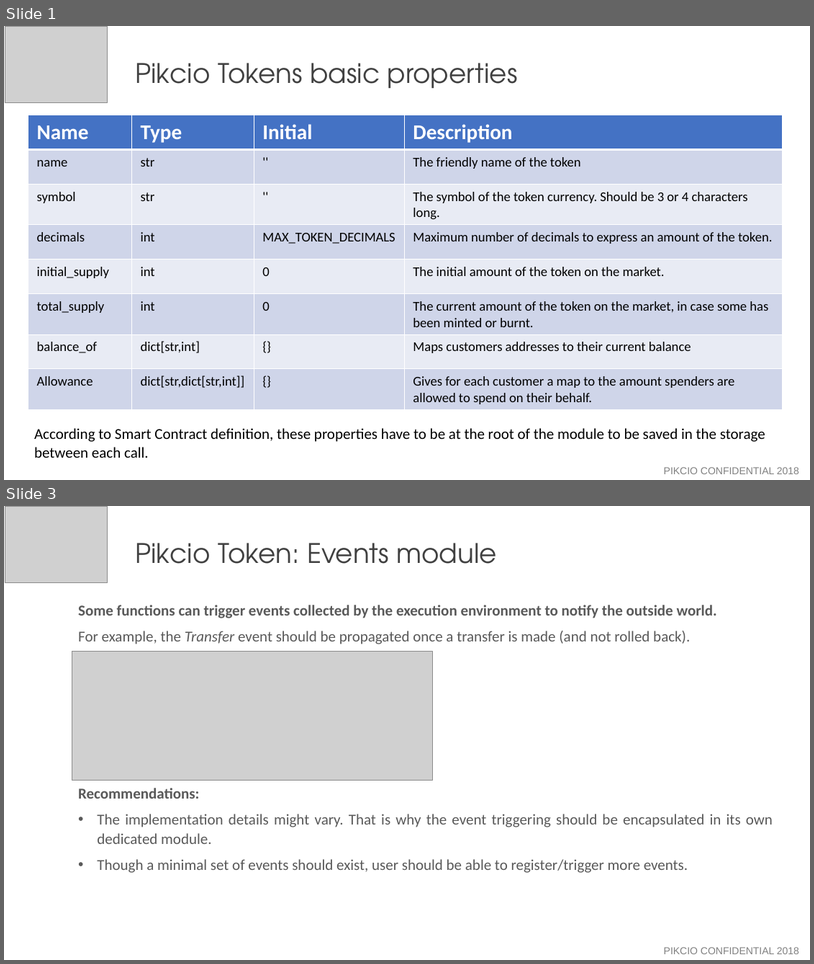
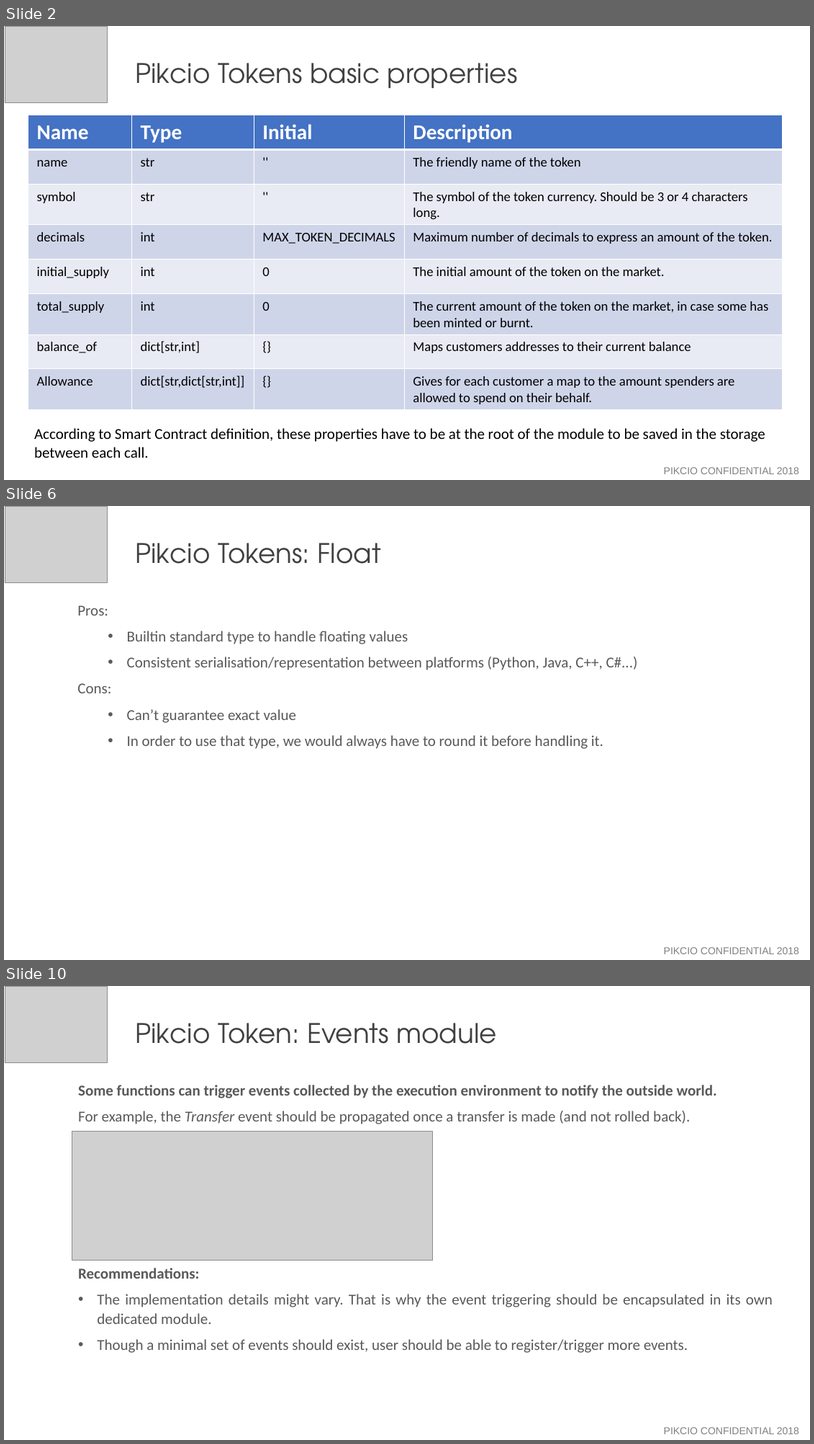
Before and after one commit to thibault-yellowstones/pikcio-tokens, a slide deck: Pikcio_tokens.pptx. Shown one above the other, each under a label of ours: slides 1 and 3 before the commit, slides 2, 6 and 10 after it; the slides between them are not shown. The pictures are 814x964 and 814x1444 pixels, drawn with LibreOffice and Linux fonts; fonts in the diff are those of the drawing; grey boxes stand for pictures. Boxes give left, top, right and bottom in pixels: in the first picture for what was removed or moved away, otherwise in the second. Text is boxed around its words. In the diff, an @@ line names an element or a change of style, - is before the commit and + after.

```diff
--- a/Pikcio_tokens.pptx
+++ b/Pikcio_tokens.pptx
@@ slide 6 added at (4,506,810,960), background #FFFFFF @@
@@ picture added at (5,506,108,582) @@
@@ text added at (135,543,381,564), 32 pt, text #404040 @@
+Pikcio Tokens: Float
@@ text added at (77,605,638,749), 18 pt, text #595959 @@
+Pros:
+  • Builtin standard type to handle floating values
+  • Consistent serialisation/representation between platforms (Python, Java, C++, C#...)
+Cons:
+  • Can’t guarantee exact value
+  • In order to use that type, we would always have to round it before handling it.
@@ text added at (664,947,800,954), 12 pt, text #808080 @@
+PIKCIO CONFIDENTIAL 2018
@@ what was slide 1 is now slide 2 @@
@@ what was slide 3 is now slide 10 @@
```
Also in this commit, not shown: 1 slide changed, 6 other slides added.
